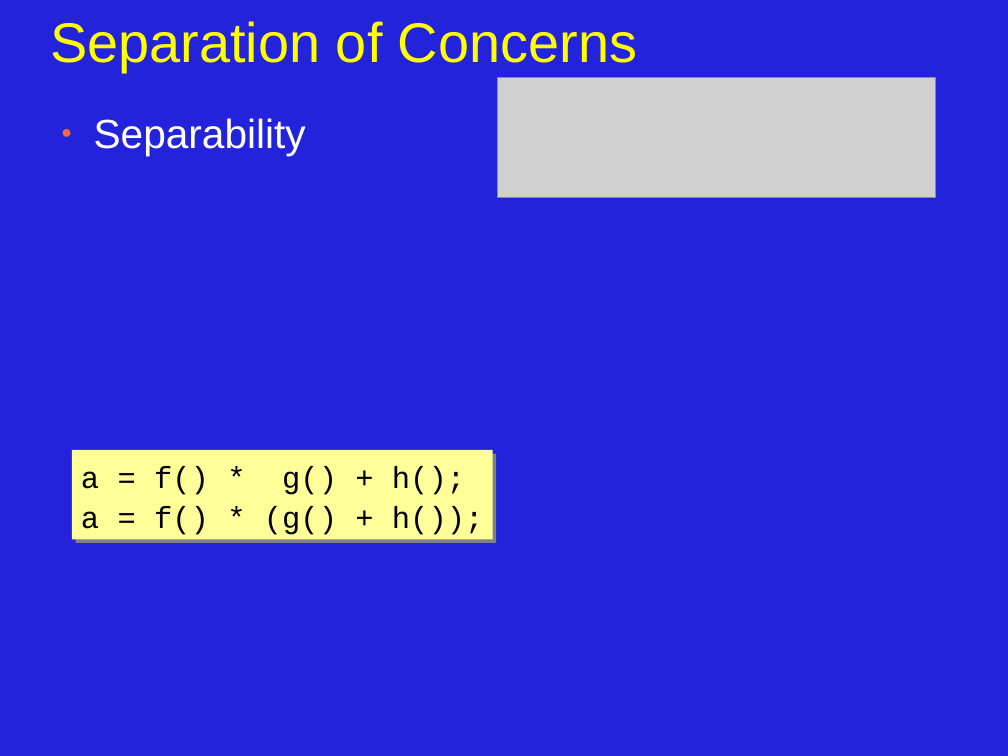
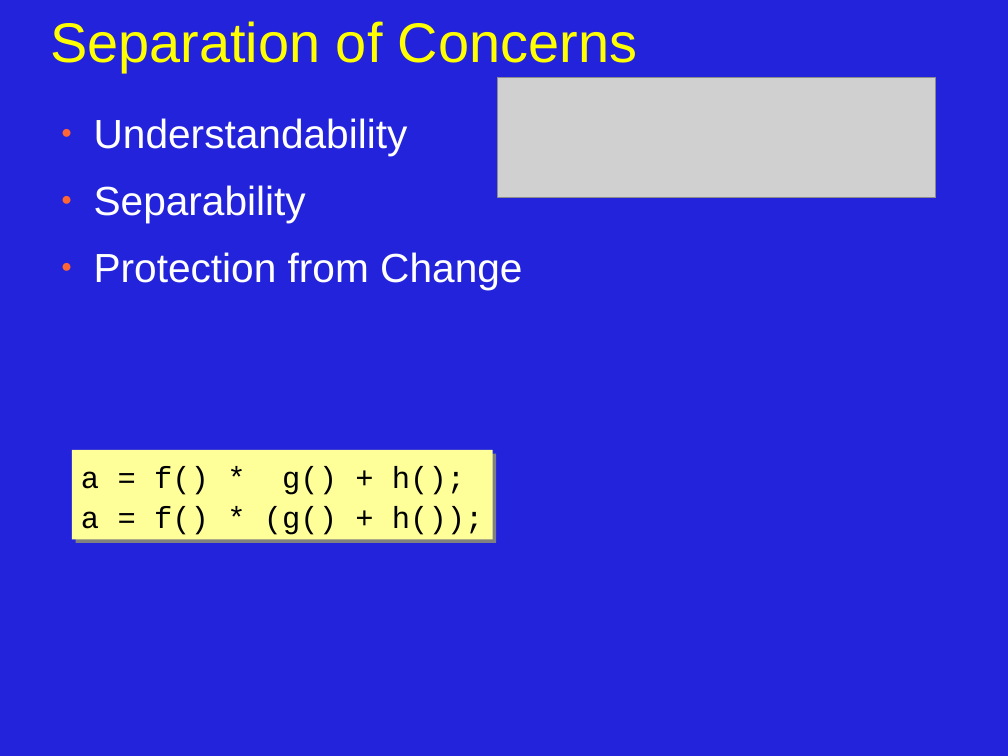
Before and after one commit to JonJagger/two-day-courses, a slide deck: slide 8 of cppf/08_Object_Oriented_Programming.odp (slide 4 before the commit). Drawn at 1008x756 pixels with LibreOffice and Linux fonts; fonts in the diff are those of the drawing; grey boxes stand for pictures. Boxes give left, top, right and bottom in pixels: in the first picture for what was removed or moved away, otherwise in the second. Text is boxed around its words. In the diff, an @@ line names an element or a change of style, - is before the commit and + after.

Commit message:
copied slides into summary; ch 8 partially done; went through all slides and tidied up and corrected typos

```diff
--- a/cppf/08_Object_Oriented_Programming.odp
+++ b/cppf/08_Object_Oriented_Programming.odp
@@ text at <box>94,118,408,156</box>: paragraph added @@
+● Understandability
@@ text at <box>94,252,522,289</box>: paragraph added @@
+● Protection from Change
```
Also in this commit, not shown: 4 other slides changed, 5 slides added, 2 slides removed, 6 other files.
